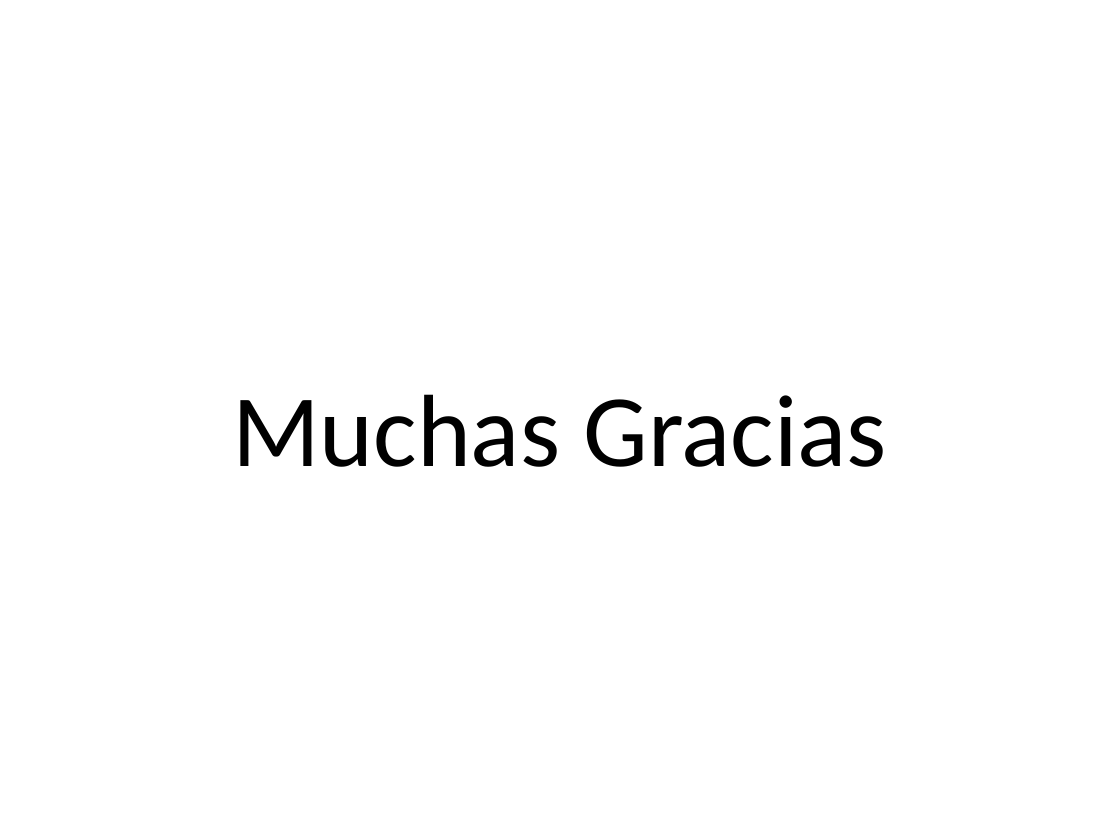
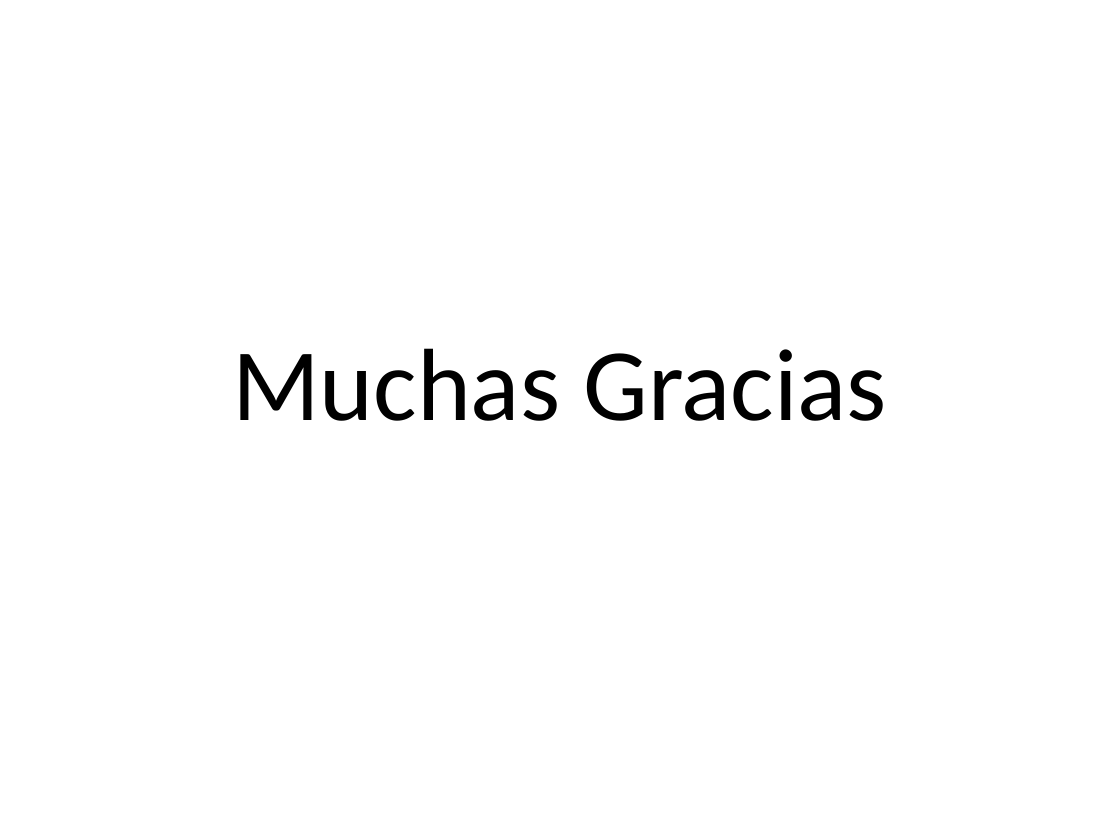
Before and after one commit to pleroldan/Arquitectura-y-conectividad, a slide deck: slide 10 of TP6/D presentacion/Presentación-Grupo 2 -Proyecto 2 IoT_ESP32_Bluetooth Ble.pptx. Drawn at 1120x840 pixels with LibreOffice and Linux fonts; fonts in the diff are those of the drawing; background and template pictures are left out. Boxes give left, top, right and bottom in pixels: in the first picture for what was removed or moved away, otherwise in the second. Text is boxed around its words. In the diff, an @@ line names an element or a change of style, - is before the commit and + after.

```diff
--- a/TP6/D presentacion/Presentación-Grupo 2 -Proyecto 2 IoT_ESP32_Bluetooth Ble.pptx
+++ b/TP6/D presentacion/Presentación-Grupo 2 -Proyecto 2 IoT_ESP32_Bluetooth Ble.pptx
@@ title "Muchas Gracias" at bbox=[232, 348, 887, 421]: indent changed; less space between paragraphs; vertical alignment top to middle @@
```
Also in this commit, not shown: 1 other file.
